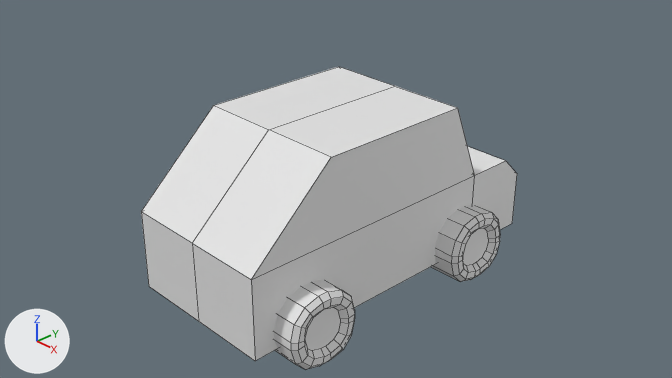
The Blender file Blend Files/Misc.blend: old version first, new version second.
One viewpoint serves both versions: the file's camera 'Camera'. Every picture has the same lights, and +X, +Y and +Z are marked at lower left. Mesh edges are drawn as thin lines. The same objects are shown in both versions, whatever each file hides.

Objects in the first picture: 'Car'.
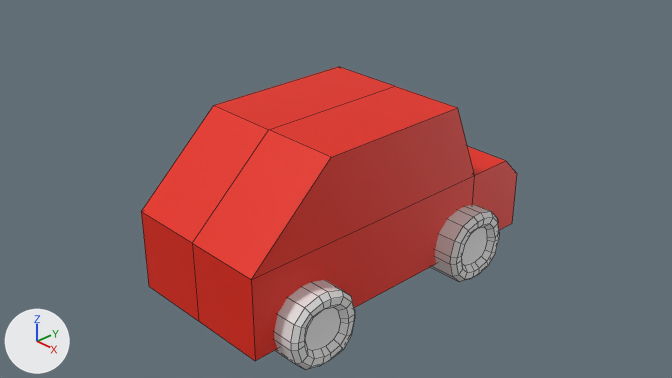
Commit message: car can drive!

Edits to the bpy script that builds the scene:
```text
Add mat_grey:
    mat_grey = principled_material('grey')
    mat_grey.base_color = (0.8, 0.8, 0.8)  # white #e7e7e7
Add mat_red:
    mat_red = principled_material('red')
    mat_red.base_color = (0.8, 0.0148, 0.0)  # red #e72000
Change me_cube:
    used by ob_car; location = (0.0, 0.0, 0.0)
    remove me_cube.from_pydata(...)  # 186 vertices, 150 faces; spans x -1.32..0.0, y -2.1..2.3, z -1.27..1.0
    add me_cube.from_pydata(...)  # 106 vertices, 84 faces; spans x -1.32..0.0, y -2.1..2.3, z -1.27..1.0
    me_cube part 1: the loose piece of 80 vertices spanning x -1.32..-0.73, y 0.73..1.66, z -1.27..-0.37 is deleted
    me_cube part 2: 18 faces spanning x -1.0..0.0, y -2.1..2.3, z -1.0..1.0 switch from mat_material (white #e7e7e7) to mat_red (red #e72000)
    add me_cube.materials.append(mat_grey)  # white #e7e7e7
Add me_cube_005:
    me_cube_005.from_pydata(...)  # 80 vertices, 66 faces; spans x -0.498..0.096, y -0.462..0.462, z -0.448..0.448
    me_cube_005.materials.append(mat_grey)  # white #e7e7e7
Add ob_righttire:
    ob_righttire = bpy.data.objects.new('rightTire', me_cube_005)
    ob_righttire.parent = ob_car
    ob_righttire.location = (0.806, 1.197, -0.82)
    ob_righttire.rotation_euler = (0.0, 3.142, 0.0)  # degrees (0, 180, 0)
```

Boxes (x1, y1, x2, y2) around the edits, measured in the pictures (672 x 378 px):
'rightTire', added
    after: (431, 205, 499, 282)
part 1 of me_cube, deleted
    before: (431, 205, 500, 282)
part 2 of me_cube, recoloured (white to red)
    both: (141, 67, 517, 361)
